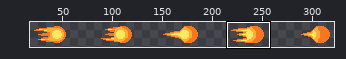
Sprite sheet: art/fireball/firebolt.png. The first picture is a wide view before the edit; the outline marks the close-up.
Close-up. Before:
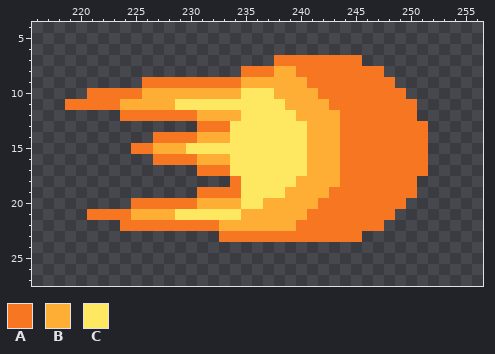
The file is 330x34 pixels. Colours within 5 levels of each other are drawn and written as one. Shown: x 216..256, y 4..27. The wide view leaves out empty margins. The commit also changed other parts of the picture, which this record leaves out.
Palette (. is transparent): A #f77622  B #feae34  C #fee761
Pixels before, first column x 219:
 7 ...................AAAAAAAA......
 8 ................AAABBAAAAAAAA....
 9 .......AAAAAAAAABBBBBBAAAAAAAA...
10 ..AAAAABBBBBBBBBCCCBBBBAAAAAAAA..
11 AAAAABBBBBCCCCCCCCCCBBBBAAAAAAAA.
12 .....AAAAAAABBBBCCCCCBBBBAAAAAAA.
13 ............AAACCCCCCCBBBAAAAAAAA
14 ........AAAABBBCCCCCCCBBBAAAAAAAA
15 ......AABBBCCCCCCCCCCCBBBAAAAAAAA
16 ........AAAABBBCCCCCCCBBBAAAAAAAA
17 ............AAACCCCCCCBBBAAAAAAAA
18 ...............ACCCCCBBBBAAAAAAA.
19 ............AAAACCCCBBBBAAAAAAAA.
20 ......AAAAAABBBBCCBBBBBAAAAAAAA..
21 ..AAAABBBBCCCCCCBBBBBBAAAAAAAA...
22 .....AAAAAAAAABBBBBBBAAAAAAAA....
23 ..............AAAAAAAAAAAAA......
The result:
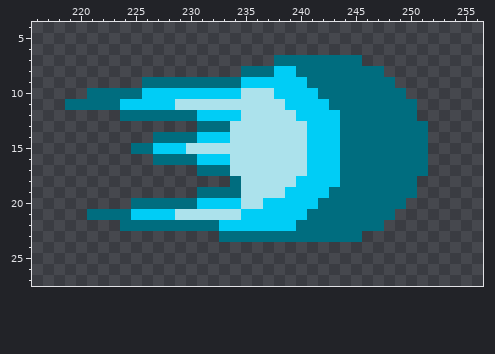
From old to new:
colour A: #f77622 -> #006d7f
colour B: #feae34 -> #00cdf6
colour C: #fee761 -> #ace2ec
